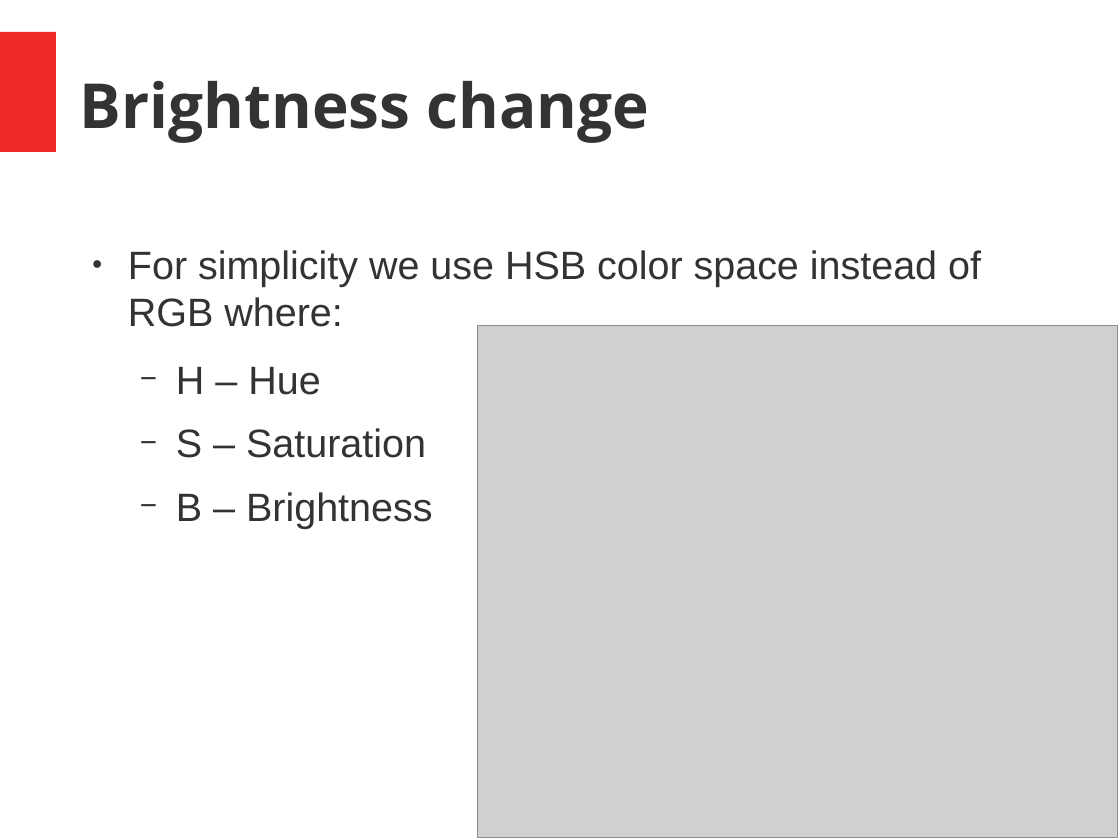
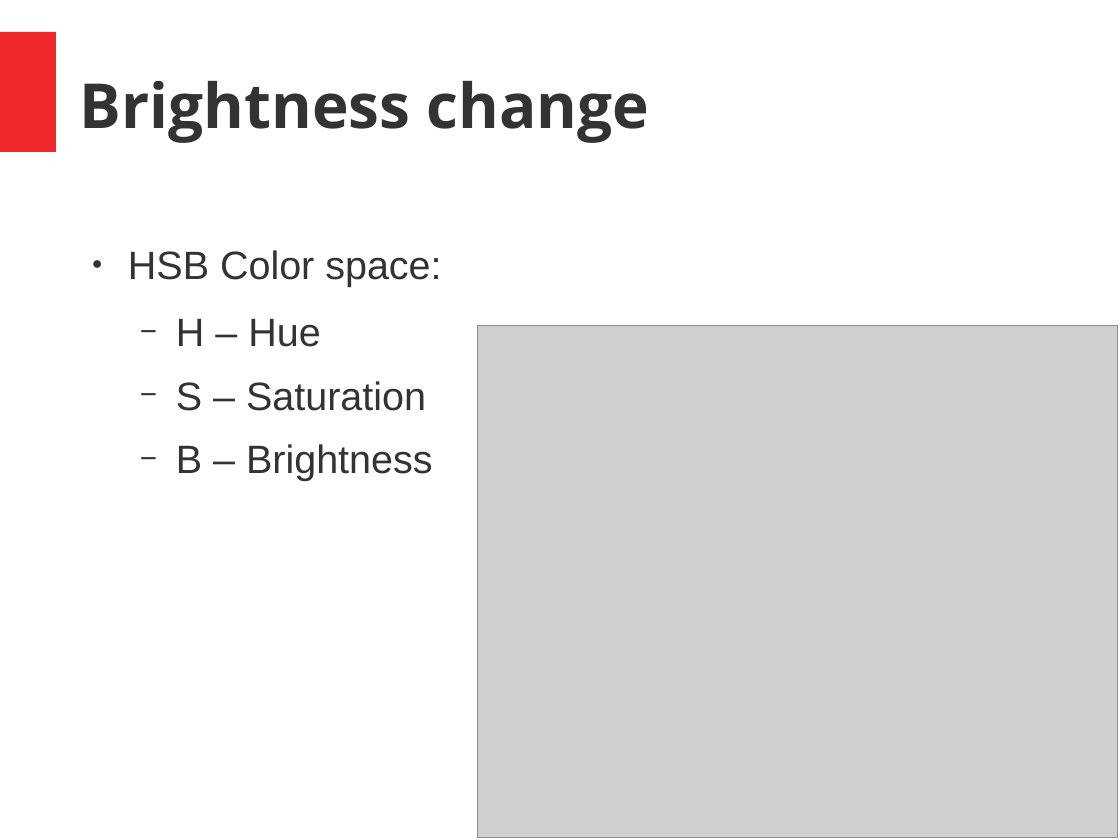
Before and after one commit to joseph-allen/MinsharaMask, a slide deck: slide 13 of SeminarJosephAllen.odp (slide 9 before the commit). Drawn at 1120x840 pixels with LibreOffice and Linux fonts; fonts in the diff are those of the drawing; grey boxes stand for pictures. Boxes give left, top, right and bottom in pixels: in the first picture for what was removed or moved away, otherwise in the second. Text is boxed around its words. In the diff, an @@ line names an element or a change of style, - is before the commit and + after.

```diff
--- a/SeminarJosephAllen.odp
+++ b/SeminarJosephAllen.odp
@@ text at <box>128,250,441,287</box>: text changed @@
-● For simplicity we use HSB color space instead of RGB where:
+● HSB Color space:
```
Also in this commit, not shown: 7 other slides changed, 14 slides added, 6 slides removed.
